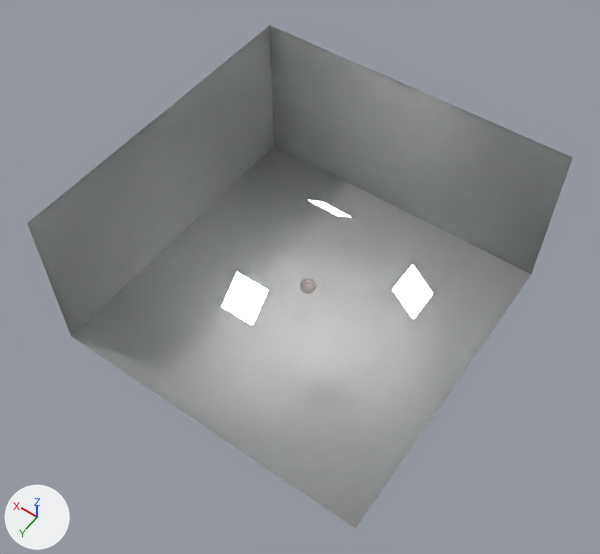
What one commit did to the Blender file creatures/(human) police drone.blend.
The view is the same before and after, from a 50 mm camera at (-16.9, 24.5, 39.4) aimed at (-0.3, 1.2, 2.7). Arrows for +X, +Y and +Z are at lower left; the lights stay in place.

Names of what the first picture shows: 'Plane', 'lights'.
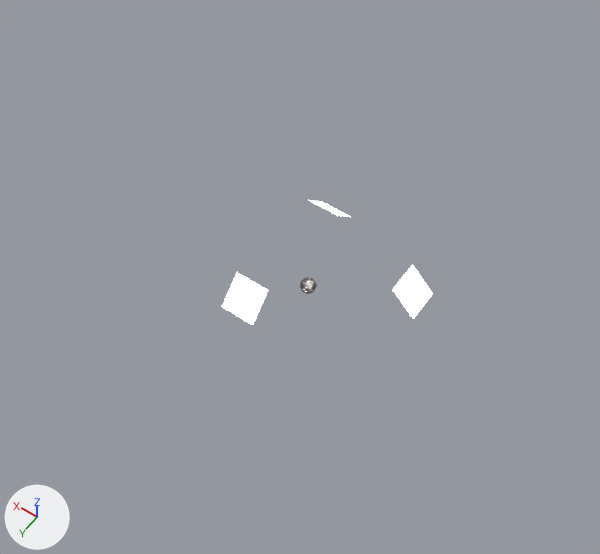
The change in detail:
Object 'Plane' (ob_plane) is now hidden.

Where the change shows, as pixel boxes (x1, y1, x2, y2) in the pictures (600 x 554 px):
'Plane', hidden: before (27, 25, 573, 529)
